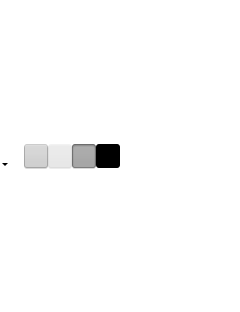
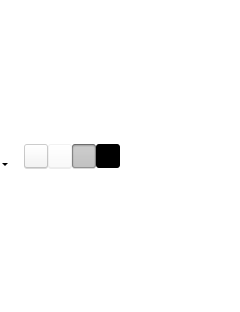
Two versions of the same layered image (240x312). Layer-by-layer changes:
added layer "Rectangle 1" in group "ImgToolbarButtonNormal" over [24, 145, 48, 168]
added layer "Rounded Rectangle 1" in group "ImgToolbarButtonNormal" over [25, 145, 47, 147]
